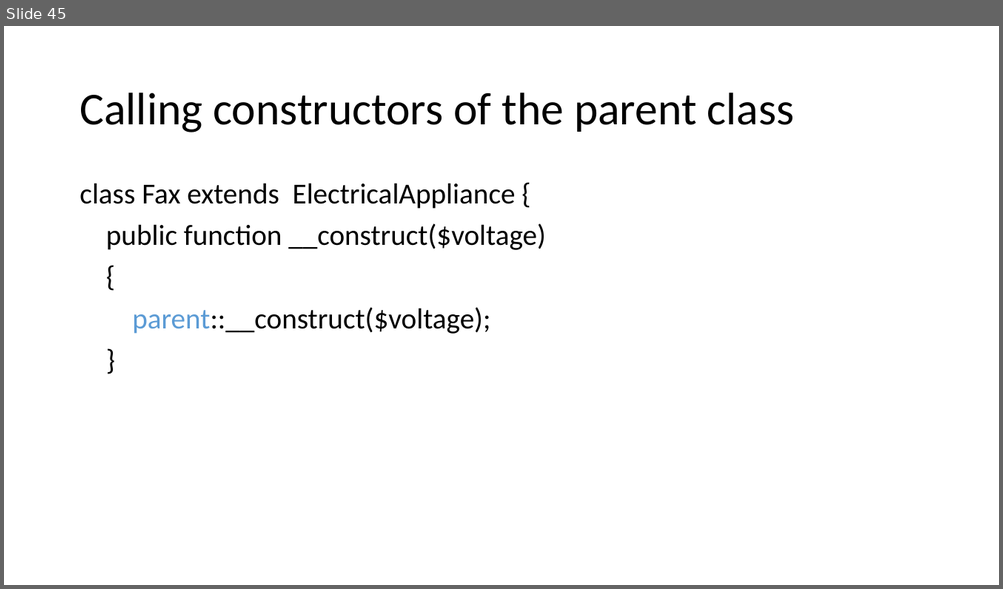
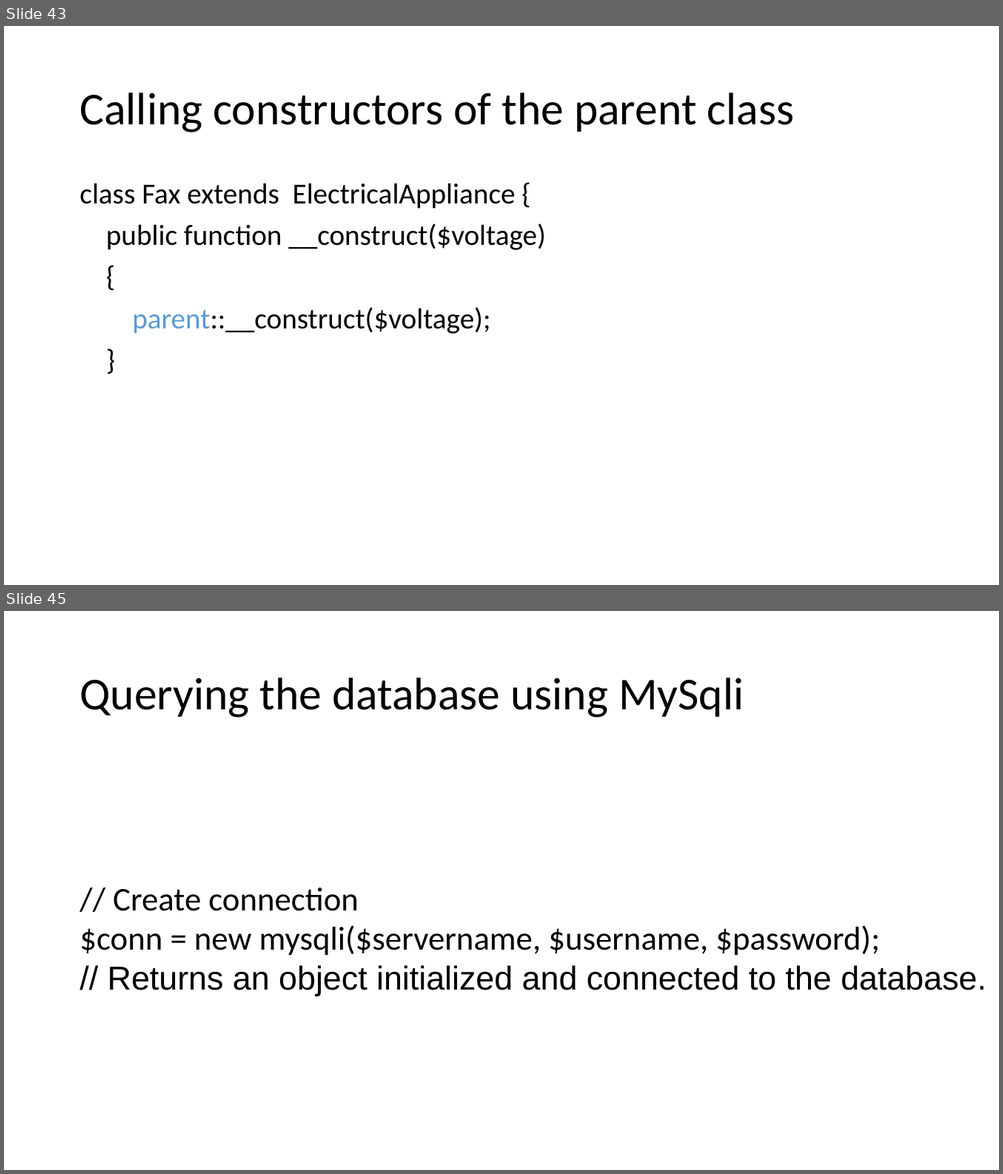
Before and after one commit to saorsa/php-course-excercises, a slide deck: Presentations/PHP Course.pptx. Shown one above the other, each under a label of ours: slide 45 before the commit, slides 43 and 45 after it; the slides between them are not shown. The pictures are 1003x589 and 1003x1174 pixels, drawn with LibreOffice and Linux fonts; fonts in the diff are those of the drawing. Boxes give left, top, right and bottom in pixels: in the first picture for what was removed or moved away, otherwise in the second. Text is boxed around its words. In the diff, an @@ line names an element or a change of style, - is before the commit and + after.

```diff
--- a/Presentations/PHP Course.pptx
+++ b/Presentations/PHP Course.pptx
@@ slide 45 added at (4,611,999,1170), background #FFFFFF @@
@@ title added at (79,678,743,718), 44 pt, text #000000 @@
+Querying the database using MySqli
@@ text added at (79,888,986,997), 32 pt, text #000000 @@
+// Create connection
+$conn = new mysqli($servername, $username, $password);
+// Returns an object initialized and connected to the database.
@@ what was slide 45 is now slide 43 @@
```
Also in this commit, not shown: 5 slides changed, 4 other slides added, 2 slides removed, 6 other files.
